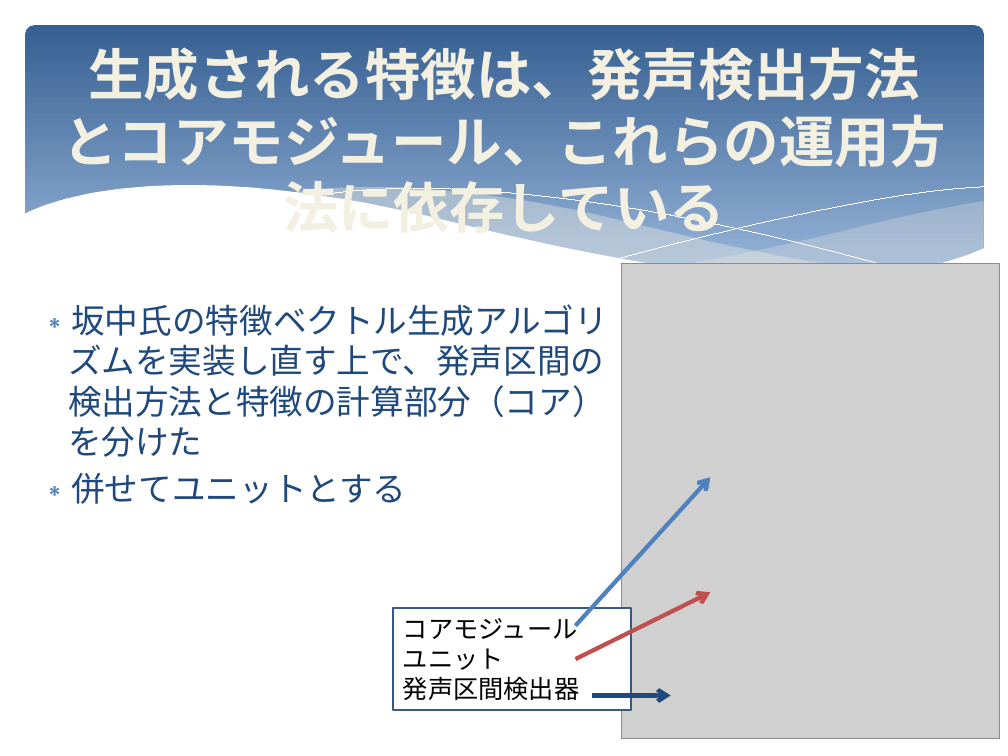
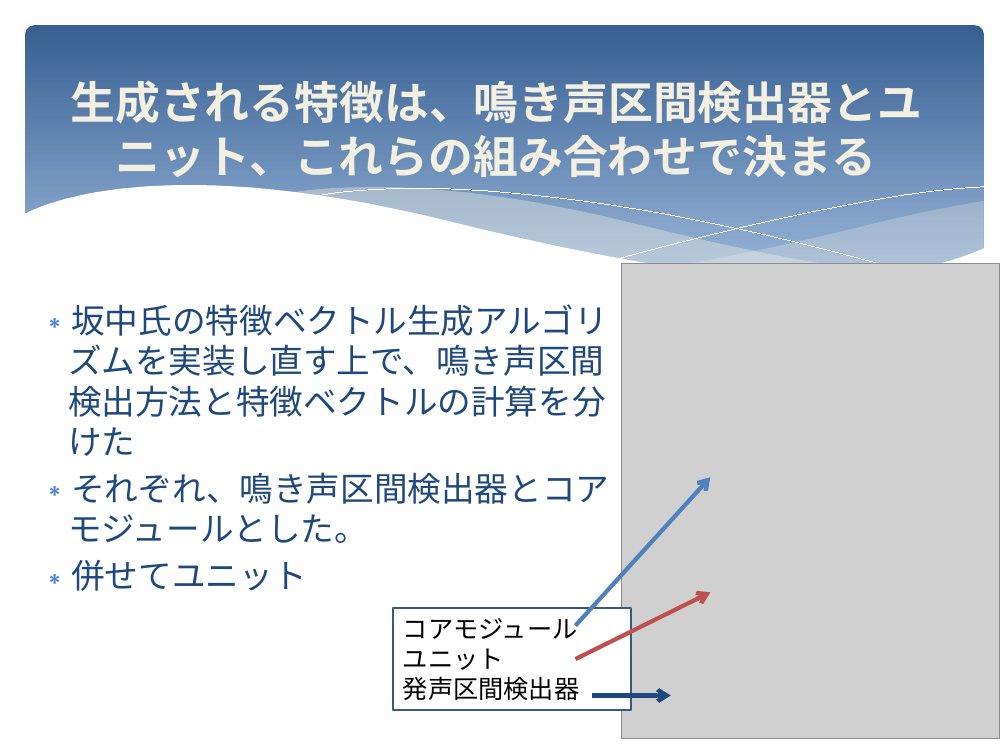
Before and after one commit to KatsuhiroMorishita/birdsong_project, a slide deck: slide 2 of doc/実装している特徴ベクトル生成クラスの仕様.pptx. Drawn at 1008x756 pixels with LibreOffice and Linux fonts; fonts in the diff are those of the drawing; grey boxes stand for pictures. Boxes give left, top, right and bottom in pixels: in the first picture for what was removed or moved away, otherwise in the second. Text is boxed around its words. In the diff, an @@ line names an element or a change of style, - is before the commit and + after.

Commit message:
ドキュメントの更新
説明書における記述の古い部分を修正した。

```diff
--- a/doc/実装している特徴ベクトル生成クラスの仕様.pptx
+++ b/doc/実装している特徴ベクトル生成クラスの仕様.pptx
@@ title at (71, 81, 923, 177): text changed; size 39.6 to 32 pt @@
-生成される特徴は、発声検出方法とコアモジュール、これらの運用方法に依存している
+生成される特徴は、鳴き声区間検出器とユニット、これらの組み合わせで決まる
@@ text at (68, 304, 609, 543): text changed @@
-∗ 坂中氏の特徴ベクトル生成アルゴリズムを実装し直す上で、発声区間の検出方法と特徴の計算部分（コア）を分けた
-∗ 併せてユニットとする
+∗ 坂中氏の特徴ベクトル生成アルゴリズムを実装し直す上で、鳴き声区間検出方法と特徴ベクトルの計算を分けた
+∗ それぞれ、鳴き声区間検出器とコアモジュールとした。
+∗ 併せてユニット
```
Also in this commit, not shown: 3 other slides changed, 4 slides added, 9 other files.
